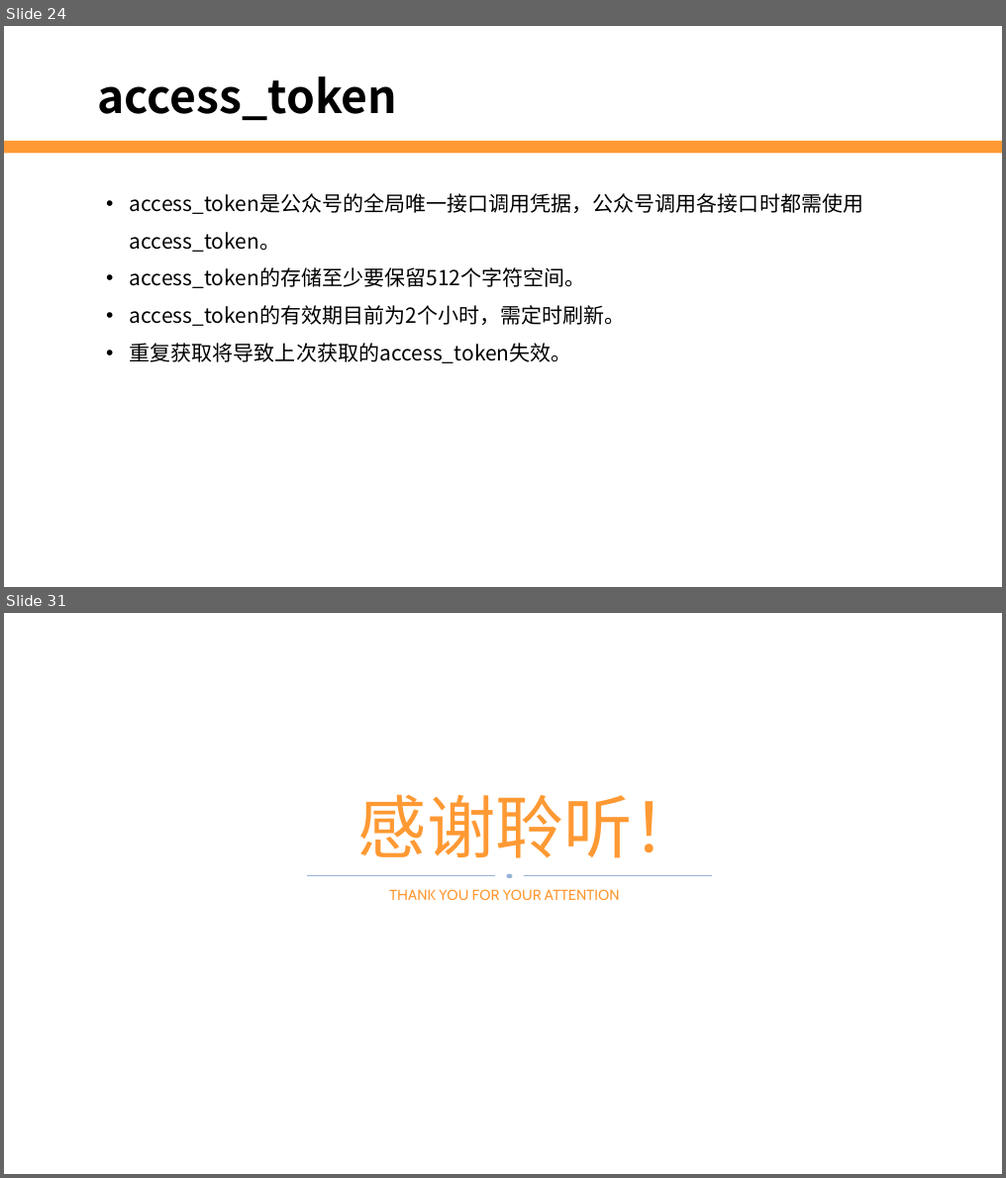
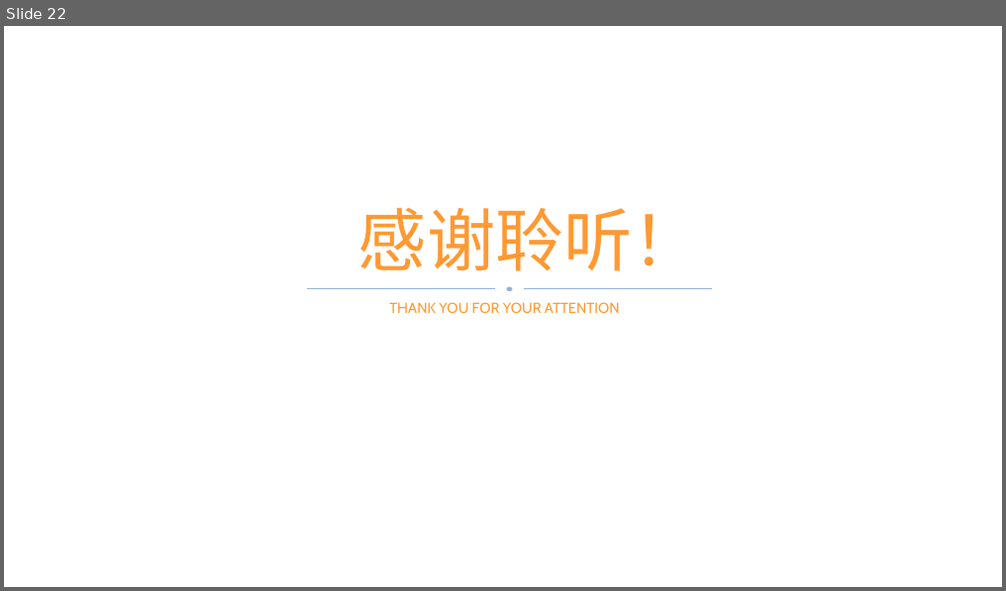
Before and after one commit to edu2act/2017-2018_1st_Wechat_Web_Programming, a slide deck: 课程ppt/第11讲 微信支付与Oauth授权.pptx. Shown one above the other, each under a label of ours: slides 24 and 31 before the commit, slide 22 after it; the slides between them are not shown. The pictures are 1006x1178 and 1006x591 pixels, drawn with LibreOffice and Linux fonts; fonts in the diff are those of the drawing; background and template pictures are left out. Boxes give left, top, right and bottom in pixels: in the first picture for what was removed or moved away, otherwise in the second. Text is boxed around its words. In the diff, an @@ line names an element or a change of style, - is before the commit and + after.

```diff
--- a/课程ppt/第11讲 微信支付与Oauth授权.pptx
+++ b/课程ppt/第11讲 微信支付与Oauth授权.pptx
@@ slide 24 removed at bbox=[4, 26, 1002, 587], background #FFFFFF @@
@@ text removed at bbox=[98, 76, 397, 120] @@
-access_token
@@ rectangle removed at bbox=[4, 141, 1002, 154] @@
@@ text removed at bbox=[130, 193, 863, 364] @@
-• access_token是公众号的全局唯一接口调用凭据，公众号调用各接口时都需使用access_token。
-• access_token的存储至少要保留512个字符空间。
-• access_token的有效期目前为2个小时，需定时刷新。
-• 重复获取将导致上次获取的access_token失效。
@@ what was slide 31 is now slide 22 @@
```
Also in this commit, not shown: 3 slides changed, 8 slides added, 16 other slides removed, 4 other files.
